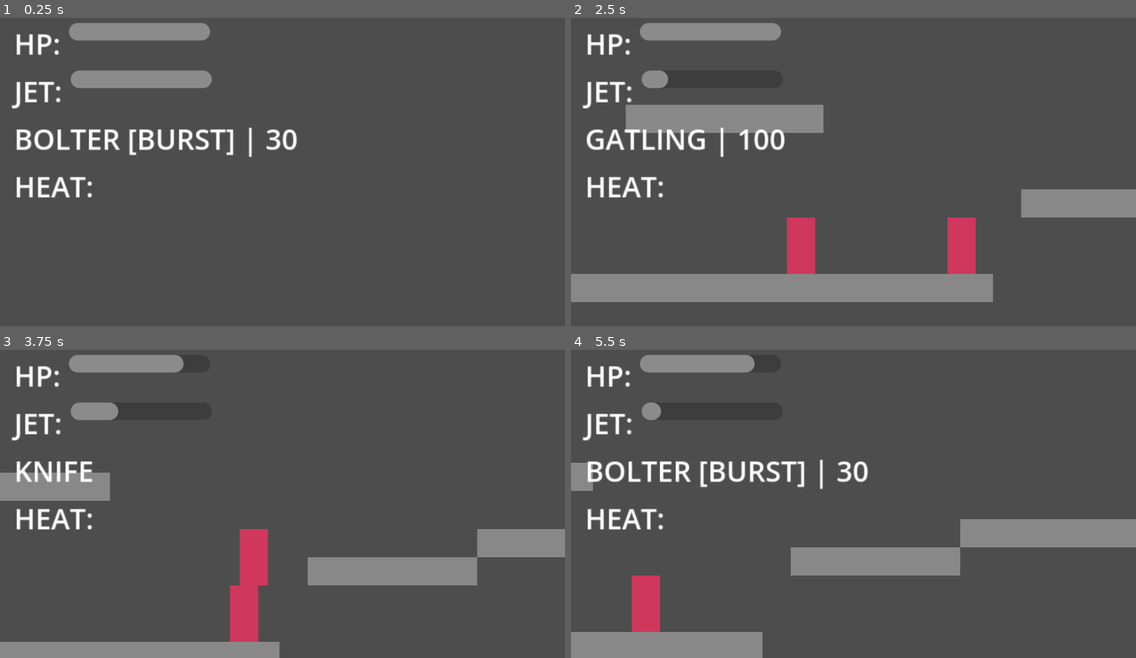
Above: before the commit, frames 1-4 (two rows, left to right).
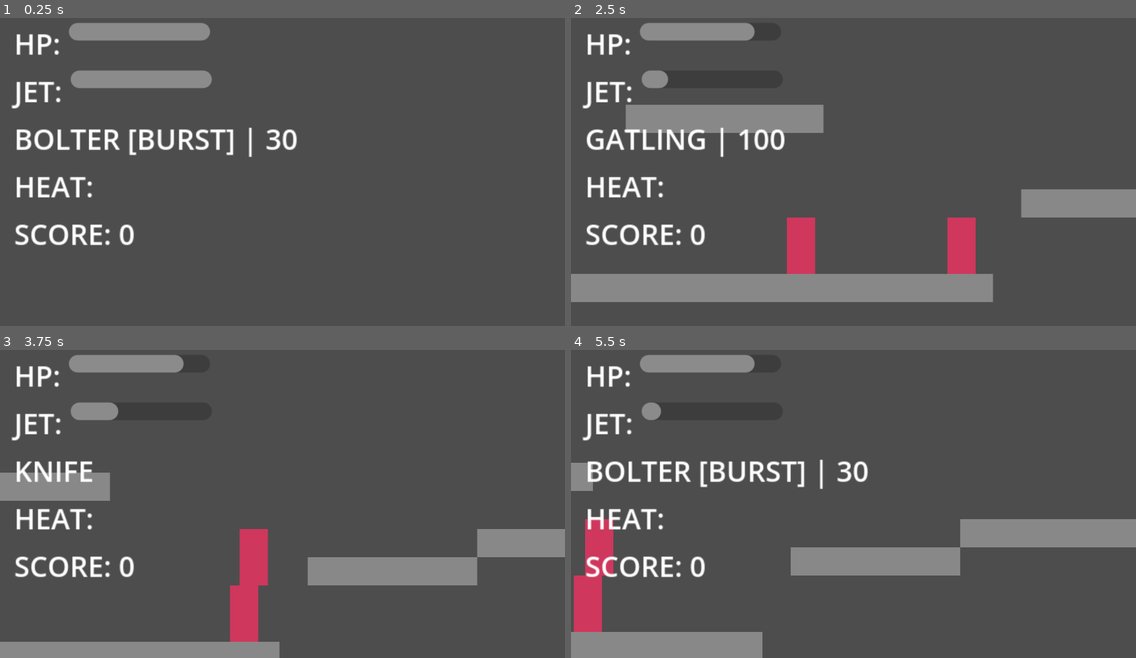
Above: after the commit, the same moments.

Repository: s29741-pj/SGD_DropPod
Game: Godot game, scene res://scenes/main.tscn
The game is run twice, just before and just after one commit, with the same random seed, the same clock (stepped at 60 frames per second) and the same inputs.
Inputs (mouse positions are in pixels of both pictures, inside the frame that each line leads up to):
- Up to frame 1 (0.25 s): no input
- Up to frame 2 (2.5 s): tap Enter (ui_accept) at 0.5, 0.77, 1.25, 1.52, 2 s; move the mouse to (977, 150) at 0.52 s; hold Right (ui_right) 0.53-2.03 s; right-click (977, 150) at 0.6 s; move the mouse to (740, 184) at 1.27 s; tap Q (switch_weapon) at 1.35 s; move the mouse to (910, 98) at 2.02 s; hold Left (ui_left) from 2.03 s (still down); right-click (910, 98) at 2.1 s
- Up to frame 3 (3.75 s): move the mouse to (254, 562) at 2.77 s; release Left (ui_left) at 2.78 s; hold Right (ui_right) from 2.78 s (still down); tap Q (switch_weapon) at 2.85 s; tap Enter (ui_accept) at 3.02 s; move the mouse to (452, 547) at 3.52 s; right-click (452, 547) at 3.6 s
- Up to frame 4 (5.5 s): tap Enter (ui_accept) at 3.77, 4.52 s; move the mouse to (684, 451) at 4.27 s; release Right (ui_right) at 4.28 s; hold Left (ui_left) 4.28-5.03 s; tap Q (switch_weapon) at 4.35 s; move the mouse to (881, 500) at 5.02 s; hold Right (ui_right) from 5.03 s (still down); right-click (881, 500) at 5.1 s

The runs differ from the first frame. In frame 1, 0.7% of the frame differs, in the area x 2-24%, y 67-74%; in frame 2, 0.9%; in frame 3, 0.7%; in frame 4, 3.2%, in the area x 0-24%, y 54-92%.

Commit message:
enemies collision fix, game over screen display fix

Diff:
--- /dev/null
+++ b/game_over_screen.gd
@@ -0,0 +1,21 @@
+extends CanvasLayer
+
+@onready var message_label = $VBoxContainer/MessageLabel
+@onready var score_label = $VBoxContainer/ScoreLabel
+
+func _ready():
+	hide()
+
+func show_game_over():
+	message_label.text = "MISSION FAILED"
+	score_label.text = "SCORE: " + str(GameManager.score)
+	show()
+
+func show_mission_complete():
+	message_label.text = "MISSION COMPLETE"
+	score_label.text = "SCORE: " + str(GameManager.score)
+	show()
+
+func _on_button_pressed():
+	GameManager.reset()
+	get_tree().reload_current_scene()
--- a/game_over_screen.tscn
+++ b/game_over_screen.tscn
@@ -1,3 +1,47 @@
 [gd_scene format=3 uid="uid://b52oka2dl7ad2"]
 
+[ext_resource type="Script" uid="uid://c72hsm5kskagn" path="res://game_over_screen.gd" id="1_gt22q"]
+
 [node name="GameOverScreen" type="CanvasLayer" unique_id=388643700]
+script = ExtResource("1_gt22q")
+
+[node name="ScoreLabel" type="Label" parent="." unique_id=1468652086]
+offset_right = 40.0
+offset_bottom = 23.0
+
+[node name="ColorRect" type="ColorRect" parent="." unique_id=1517005701]
+anchors_preset = 15
+anchor_right = 1.0
+anchor_bottom = 1.0
+grow_horizontal = 2
+grow_vertical = 2
+color = Color(0, 0, 0, 0.003921569)
+
+[node name="VBoxContainer" type="VBoxContainer" parent="." unique_id=903862853]
+anchors_preset = 8
+anchor_left = 0.5
+anchor_top = 0.5
+anchor_right = 0.5
+anchor_bottom = 0.5
+offset_left = -20.0
+offset_top = -20.0
+offset_right = 20.0
+offset_bottom = 20.0
+grow_horizontal = 2
+grow_vertical = 2
+alignment = 1
+
+[node name="MessageLabel" type="Label" parent="VBoxContainer" unique_id=2027787638]
+layout_mode = 2
+text = "MISSION FAILED"
+horizontal_alignment = 1
+
+[node name="Button" type="Button" parent="VBoxContainer" unique_id=1496497285]
+layout_mode = 2
+text = "RESTART"
+
+[node name="ScoreLabel" type="Label" parent="VBoxContainer" unique_id=1501514911]
+layout_mode = 2
+text = "SCORE: 0"
+
+[connection signal="pressed" from="VBoxContainer/Button" to="." method="_on_button_pressed"]
--- a/scenes/enemy.gd
+++ b/scenes/enemy.gd
@@ -39,21 +39,7 @@
 		var collider = collision.get_collider()
 		if collider == null:
 			continue
-		if collider.has_method("take_damage") and not damage_cooldown:
-			collider.take_damage(1)
-			damage_cooldown = true
-			await get_tree().create_timer(1.0).timeout
-			damage_cooldown = false
-	for i in slide_count:
-		if i >= get_slide_collision_count():
-			break
-		var collision = get_slide_collision(i)
-		if collision == null:
-			continue
-		var collider = collision.get_collider()
-		if collider == null:
-			continue
-		if collider.has_method("take_damage") and not damage_cooldown:
+		if collider.has_method("take_damage") and not damage_cooldown and collider.is_in_group("player"):
 			collider.take_damage(1)
 			damage_cooldown = true
 			await get_tree().create_timer(1.0).timeout
--- a/scenes/enemy.tscn
+++ b/scenes/enemy.tscn
@@ -5,7 +5,7 @@
 [sub_resource type="RectangleShape2D" id="RectangleShape2D_8tegq"]
 size = Vector2(16, 32)
 
-[node name="Enemy" type="CharacterBody2D" unique_id=623081516]
+[node name="Enemy" type="CharacterBody2D" unique_id=623081516 groups=["enemy"]]
 collision_layer = 2
 collision_mask = 3
 script = ExtResource("1_md0e3")
--- a/scenes/enemy_shooter.tscn
+++ b/scenes/enemy_shooter.tscn
@@ -21,7 +21,7 @@
 offset_bottom = 16.0
 color = Color(1, 0.4, 0, 1)
 
-[node name="DetectionArea" type="Area2D" parent="." unique_id=1150722995]
+[node name="DetectionArea" type="Area2D" parent="." unique_id=1150722995 groups=["enemy"]]
 collision_layer = 0
 
 [node name="CollisionShape2D" type="CollisionShape2D" parent="DetectionArea" unique_id=2035799151]
--- a/scenes/heavy_enemy.gd
+++ b/scenes/heavy_enemy.gd
@@ -42,10 +42,10 @@
 		var collider = collision.get_collider()
 		if collider == null:
 			continue
-		if collider.has_method("take_damage") and not damage_cooldown:
-			collider.take_damage(2)
+		if collider.has_method("take_damage") and not damage_cooldown and collider.is_in_group("player"):
+			collider.take_damage(1)
 			damage_cooldown = true
-			await get_tree().create_timer(1.5).timeout
+			await get_tree().create_timer(1.0).timeout
 			damage_cooldown = false
 
 func take_damage(amount):
--- a/scenes/hud.gd
+++ b/scenes/hud.gd
@@ -4,6 +4,7 @@
 @onready var fuel_bar = $VBoxContainer/HBoxContainer_JET/FuelBar
 @onready var weapon_label = $VBoxContainer/WeaponLabel
 @onready var heat_bar = $VBoxContainer/HBoxContainer/HeatBar
+@onready var score_label = $VBoxContainer/ScoreLabel
 
 func update_heat(value):
 	heat_bar.value = value
@@ -23,3 +24,6 @@
 	if current_ammo >= 0:
 		text += " | " + str(current_ammo)
 	weapon_label.text = text
+
+func update_score(value):
+	score_label.text = "SCORE: " + str(value)
--- a/scenes/hud.tscn
+++ b/scenes/hud.tscn
@@ -52,3 +52,7 @@
 [node name="HeatBar" type="ProgressBar" parent="VBoxContainer/HBoxContainer" unique_id=914569998]
 custom_minimum_size = Vector2(80, 10)
 layout_mode = 2
+
+[node name="ScoreLabel" type="Label" parent="VBoxContainer" unique_id=333813653]
+layout_mode = 2
+text = "SCORE:0"
--- a/scenes/main.gd
+++ b/scenes/main.gd
@@ -1,10 +1,9 @@
 extends Node2D
-
+@onready var game_over_screen = $GameOverScreen
 func _ready():
 	GameManager.level_completed.connect(_on_level_completed)
-
 func _on_level_completed():
 	print("POZIOM UKONCZONY!")
 	await get_tree().create_timer(2.0).timeout
+	game_over_screen.show_mission_complete()
 	# Tu później załadujesz następny poziom
-	get_tree().reload_current_scene()
--- a/scenes/main.tscn
+++ b/scenes/main.tscn
@@ -9,10 +9,10 @@
 [ext_resource type="PackedScene" uid="uid://cqfeili5j8v5f" path="res://scenes/enemy.tscn" id="5_tbgi4"]
 [ext_resource type="PackedScene" uid="uid://duvx5bqv1gl4m" path="res://scenes/melee_hitbox.tscn" id="5_tefeu"]
 [ext_resource type="PackedScene" uid="uid://b6ahva1ja3a1c" path="res://scenes/hud.tscn" id="7_o6xl0"]
-[ext_resource type="PackedScene" uid="uid://c8tarvkchy4i8" path="res://scenes/heavy_enemy.tscn" id="11_ya4ey"]
 [ext_resource type="PackedScene" uid="uid://7h5x2l2t1xg2" path="res://scenes/enemy_spawner.tscn" id="12_eb6dy"]
 [ext_resource type="PackedScene" uid="uid://vthkrgfe8ct7" path="res://scenes/ammo_box.tscn" id="12_trceg"]
 [ext_resource type="PackedScene" uid="uid://bagdyta4bx4cg" path="res://scenes/healthpack.tscn" id="13_a8y0u"]
+[ext_resource type="PackedScene" uid="uid://b52oka2dl7ad2" path="res://game_over_screen.tscn" id="14_a8y0u"]
 
 [sub_resource type="TileSetAtlasSource" id="TileSetAtlasSource_choun"]
 texture = ExtResource("2_85g3d")
@@ -47,12 +47,10 @@
 position = Vector2(232, 264)
 enemy_scene = ExtResource("5_tbgi4")
 
-[node name="EnemySpawner2" parent="." unique_id=11541836 instance=ExtResource("12_eb6dy")]
-position = Vector2(-496, 136)
-enemy_scene = ExtResource("11_ya4ey")
-
 [node name="AmmoBox" parent="." unique_id=1866117795 instance=ExtResource("12_trceg")]
 position = Vector2(-72, 296)
 
 [node name="Healthpack" parent="." unique_id=794996231 instance=ExtResource("13_a8y0u")]
 position = Vector2(-160, 296)
+
+[node name="GameOverScreen" parent="." unique_id=388643700 instance=ExtResource("14_a8y0u")]
--- a/scenes/player.gd
+++ b/scenes/player.gd
@@ -89,6 +89,7 @@
 		shoot()
 
 	if hud:
+		hud.update_score(GameManager.score)
 		hud.update_hp(hp, max_hp)
 		hud.update_fuel(fuel)
 		hud.update_heat(heat)
@@ -109,6 +110,16 @@
 		combo_count = 0
 
 	move_and_slide()
+
+	for i in get_slide_collision_count():
+		var collision = get_slide_collision(i)
+		if collision == null:
+			continue
+		var collider = collision.get_collider()
+		if collider == null:
+			continue
+		if collider.is_in_group("enemy") and not invincible:
+			take_damage(1)
 
 func shoot():
 	if not can_shoot:
@@ -238,7 +249,7 @@
 	is_dead = true
 	print("GRACZ MARTWY")
 	await get_tree().create_timer(1.0).timeout
-	get_tree().reload_current_scene()
+	get_tree().get_root().get_node("Main/GameOverScreen").show_game_over()
 
 func heal(amount):
 	hp = min(hp + amount, max_hp)
--- a/scenes/player.tscn
+++ b/scenes/player.tscn
@@ -3,7 +3,7 @@
 [sub_resource type="RectangleShape2D" id="RectangleShape2D_u8vuu"]
 size = Vector2(16, 32)
 
-[node name="Player" type="CharacterBody2D" unique_id=1675319849]
+[node name="Player" type="CharacterBody2D" unique_id=1675319849 groups=["player"]]
 
 [node name="Sprite2D" type="Sprite2D" parent="." unique_id=573643860]
 
--- a/scripts/game_manager.gd
+++ b/scripts/game_manager.gd
@@ -1,14 +1,37 @@
 extends Node
 
 signal level_completed
-signal game_over
 
 var enemies_remaining = 0
+var score = 0
+var mission_start_time = 0.0
+
+func _ready():
+	mission_start_time = Time.get_ticks_msec()
 
 func register_enemy():
 	enemies_remaining += 1
 
 func enemy_died():
 	enemies_remaining -= 1
+	score += 100
 	if enemies_remaining <= 0:
+		_calculate_time_bonus()
 		level_completed.emit()
+
+func _calculate_time_bonus():
+	var elapsed = (Time.get_ticks_msec() - mission_start_time) / 1000.0
+	if elapsed < 30.0:
+		score += 500
+		print("CZAS BONUS: +500")
+	elif elapsed < 60.0:
+		score += 250
+		print("CZAS BONUS: +250")
+	elif elapsed < 120.0:
+		score += 100
+		print("CZAS BONUS: +100")
+
+func reset():
+	enemies_remaining = 0
+	score = 0
+	mission_start_time = Time.get_ticks_msec()
Not shown, added: game_over_screen.gd.uid
